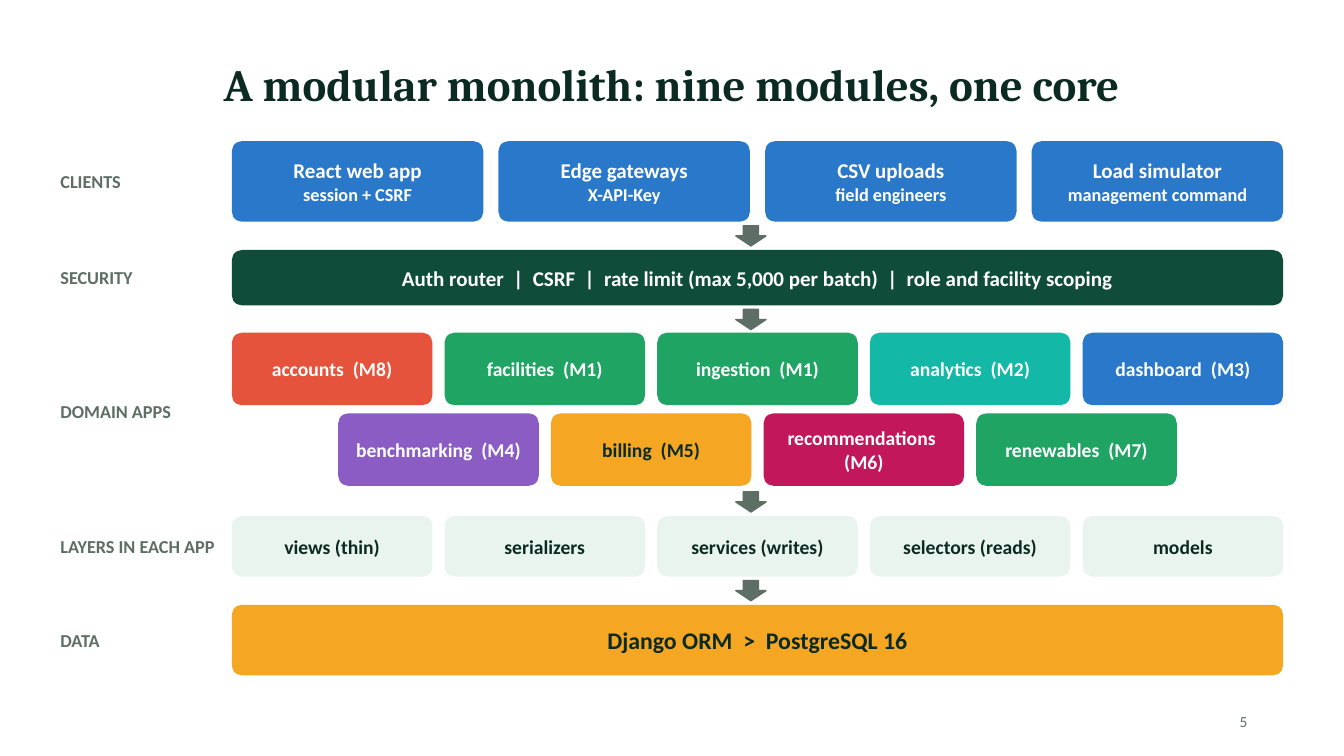
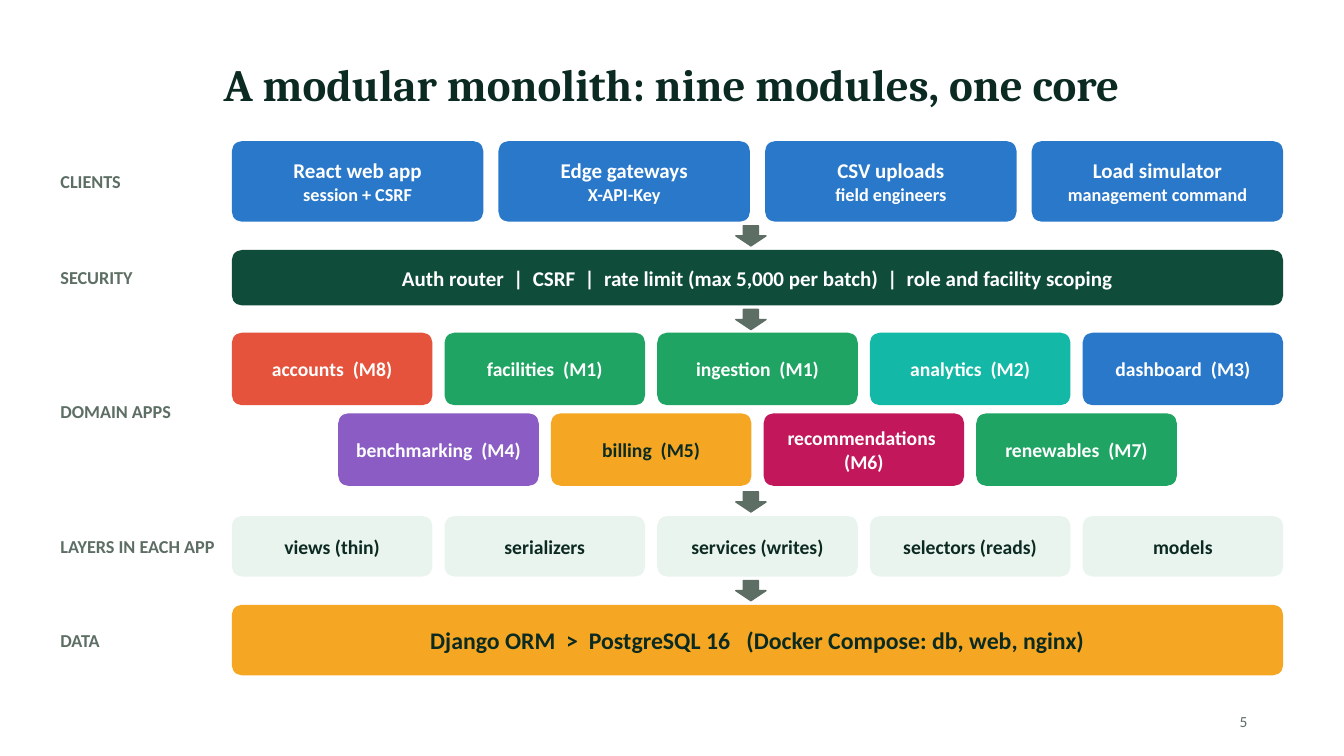
Before and after one commit to Priyanshu2068/mca2-fsdpython-greengrid, a slide deck: slide 5 of submission/2_Project_Presentation.pptx. Drawn at 1344x756 pixels with LibreOffice and Linux fonts; fonts in the diff are those of the drawing. Boxes give left, top, right and bottom in pixels: in the first picture for what was removed or moved away, otherwise in the second. Text is boxed around its words. In the diff, an @@ line names an element or a change of style, - is before the commit and + after.

Commit message:
docs(submission): regenerate PDFs, Word files and deck with the latest changes
All documents now reflect the post-release enhancements (92 tests, 8 pages, role
matrix, user onboarding, add facility, change password, anonymous ranking, live
refresh, solar and diesel telemetry, Docker). The code PDF includes the Docker
files, and the generated PDFs contain no local build paths.

```diff
--- a/submission/2_Project_Presentation.pptx
+++ b/submission/2_Project_Presentation.pptx
@@ text in rounded rectangle at bbox=[430, 631, 1084, 653]: text changed @@
-Django ORM > PostgreSQL 16
+Django ORM > PostgreSQL 16 (Docker Compose: db, web, nginx)
```
Also in this commit, not shown: 7 other slides changed, 1 slide added, 32 other files.
